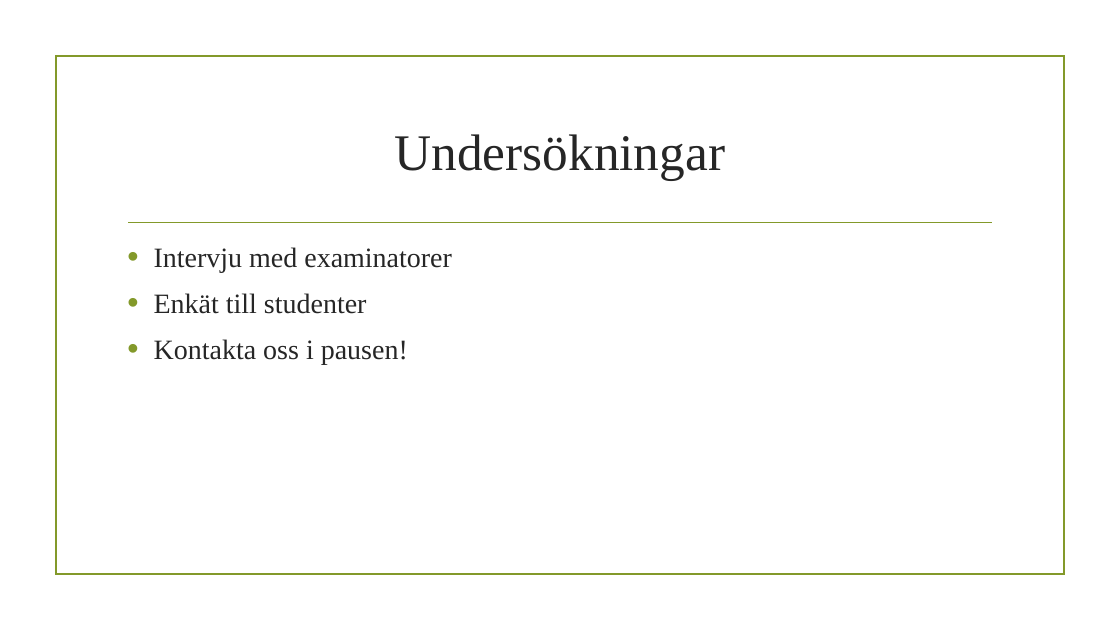
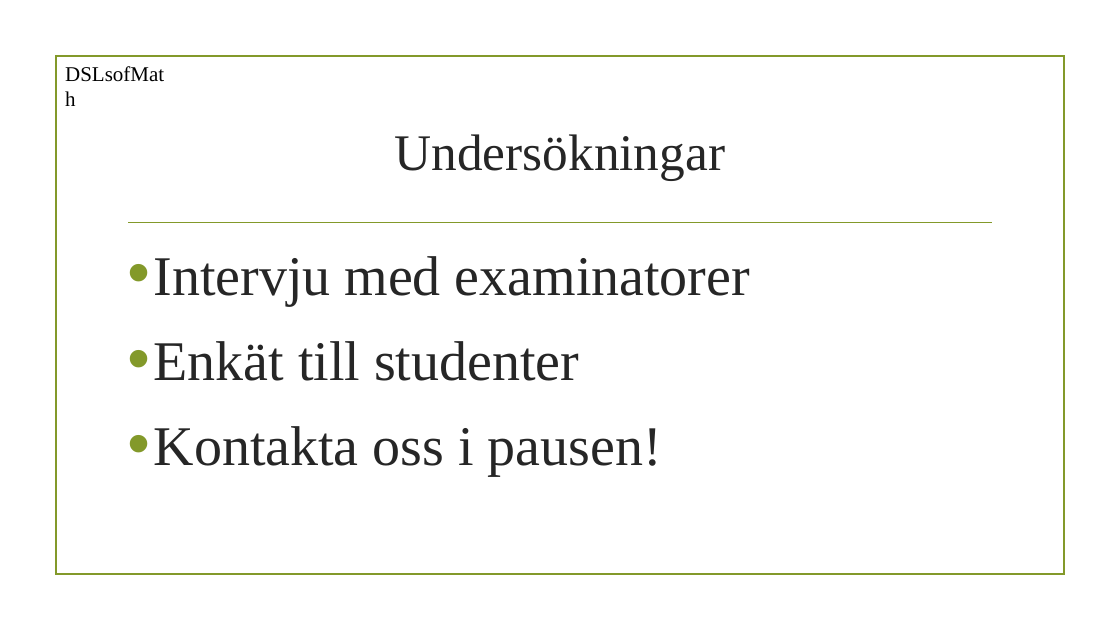
Before and after one commit to DSLsofMath/BScProj2016, a slide deck: slide 7 of Dokument/Halvtidspresentation/DSLsofMath.pptx (slide 5 before the commit). Drawn at 1120x630 pixels with LibreOffice and Linux fonts; fonts in the diff are those of the drawing; background and template pictures are left out. Boxes give left, top, right and bottom in pixels: in the first picture for what was removed or moved away, otherwise in the second. Text is boxed around its words. In the diff, an @@ line names an element or a change of style, - is before the commit and + after.

Commit message:
Färdigt manus & presentation
Det blir i princip detta vi kommer att presentera. Manuset blir inte
exakt som det står.
Om ni märker något fel med powerpointen så sig till!

```diff
--- a/Dokument/Halvtidspresentation/DSLsofMath.pptx
+++ b/Dokument/Halvtidspresentation/DSLsofMath.pptx
@@ text added at (57, 56, 181, 90), 18 pt, text #000000 @@
+DSLsofMath
@@ text "Intervju med examinatorer" at (154, 256, 750, 476): size 24 to 48 pt; more space between paragraphs @@
```
Also in this commit, not shown: 8 other slides changed, 3 slides added, 1 slide removed, 2 other files.
